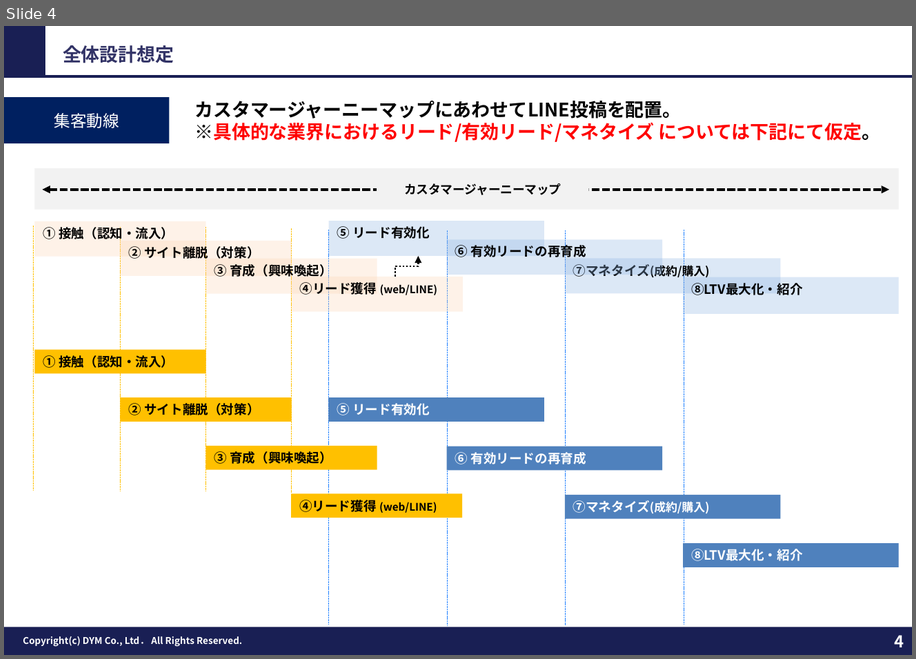
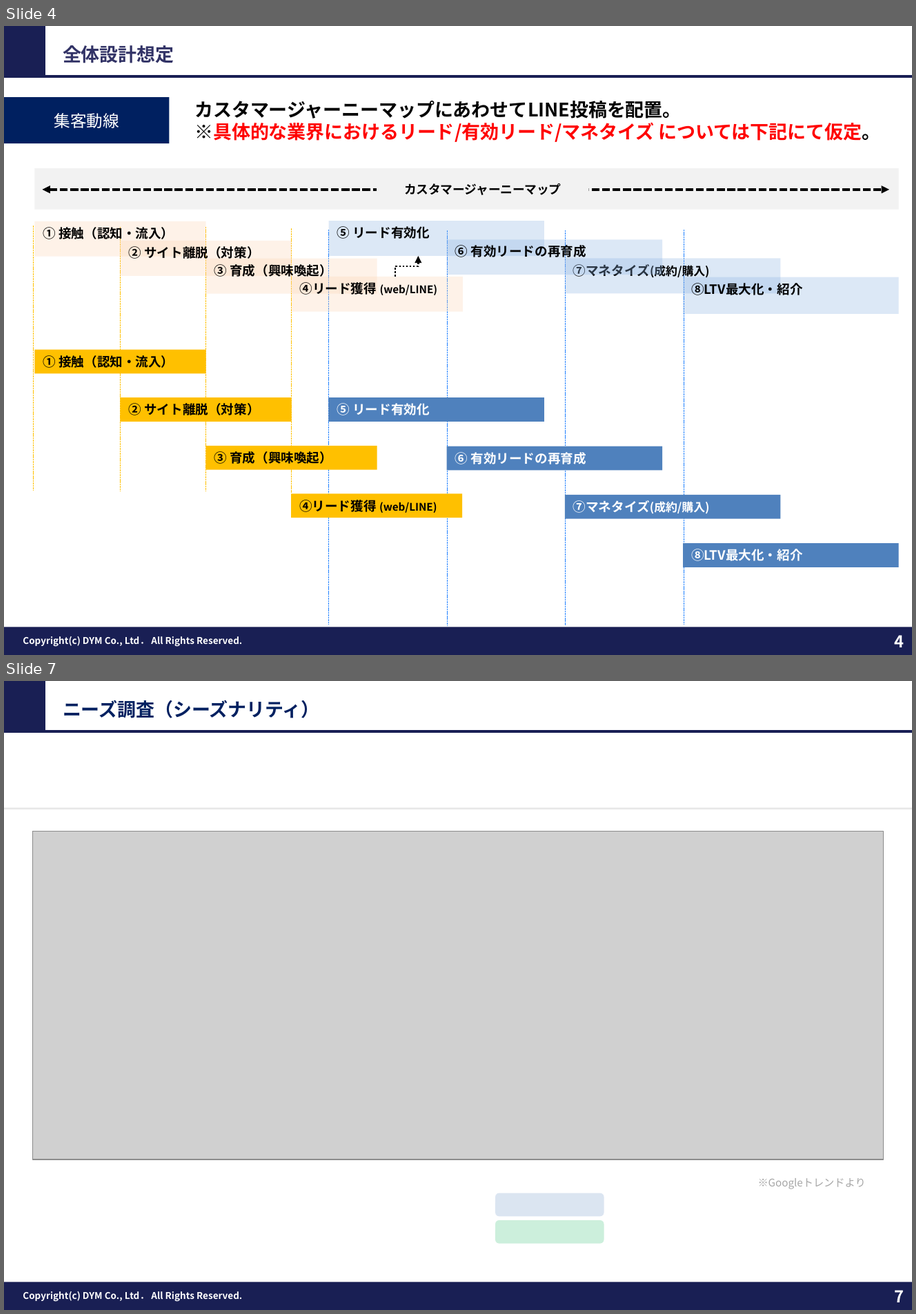
Before and after one commit to tonomura-r-dev/folder, a slide deck: DYM_LINEOA_業界汎用_ご提案.pptx. Shown one above the other, each under a label of ours: slide 4 before the commit, slides 4 and 7 after it; the slides between them are not shown. The pictures are 916x659 and 916x1314 pixels, drawn with LibreOffice and Linux fonts; fonts in the diff are those of the drawing; grey boxes stand for pictures; background and template pictures are left out. Boxes give left, top, right and bottom in pixels: in the first picture for what was removed or moved away, otherwise in the second. Text is boxed around its words. In the diff, an @@ line names an element or a change of style, - is before the commit and + after.

```diff
--- a/DYM_LINEOA_業界汎用_ご提案.pptx
+++ b/DYM_LINEOA_業界汎用_ご提案.pptx
@@ slide 7 added at box(4, 681, 912, 1310), background #FFFFFF; not listed: 5 template elements that a slide beside it also shows @@
@@ text added at box(63, 700, 319, 718), 16 pt, text #002060, bold @@
+ニーズ調査（シーズナリティ）
@@ line added from (4, 809) to (912, 809), #D9D9D9 1.5 pt @@
@@ picture added at box(32, 831, 884, 1159) @@
@@ rounded rectangle added at box(495, 1193, 604, 1216), fill #4F81BD at 20% opacity @@
@@ text added at box(758, 1178, 866, 1189), 9 pt, text #A6A6A6 @@
+※Googleトレンドより
@@ rounded rectangle added at box(495, 1220, 604, 1243), fill #00B050 at 20% opacity @@
```
Also in this commit, not shown: 10 other slides added, 4 other files.
